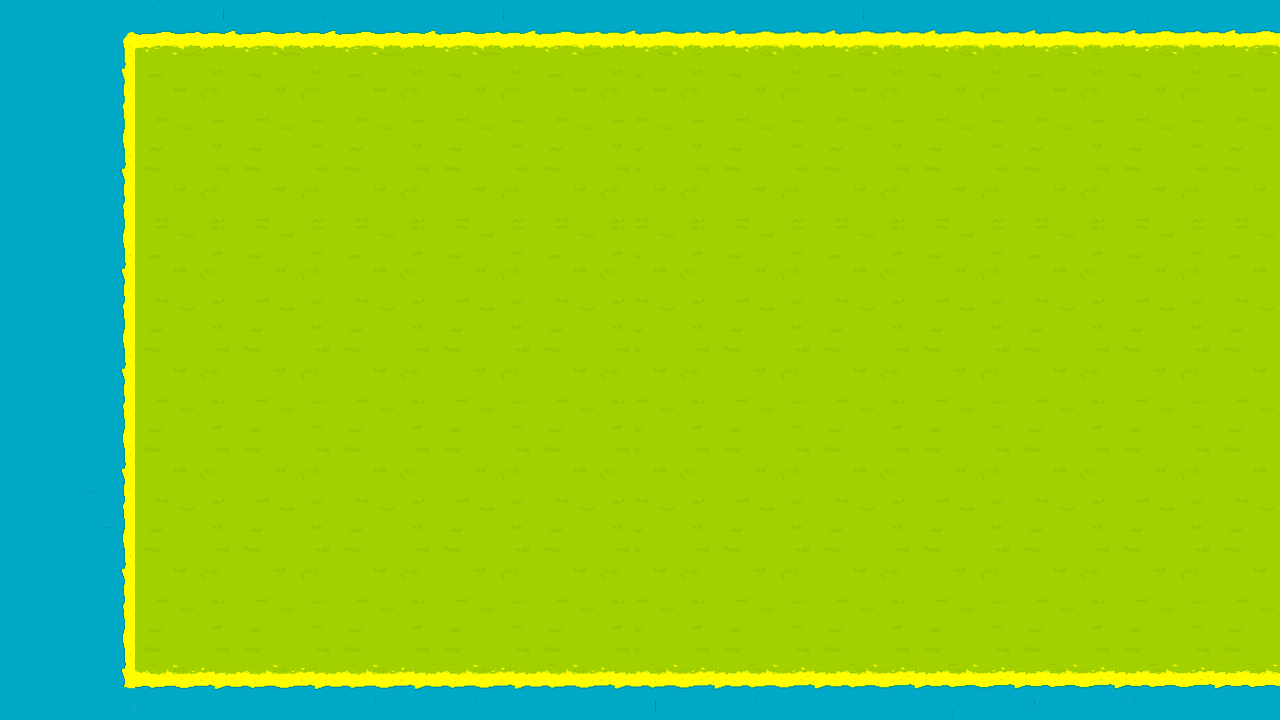
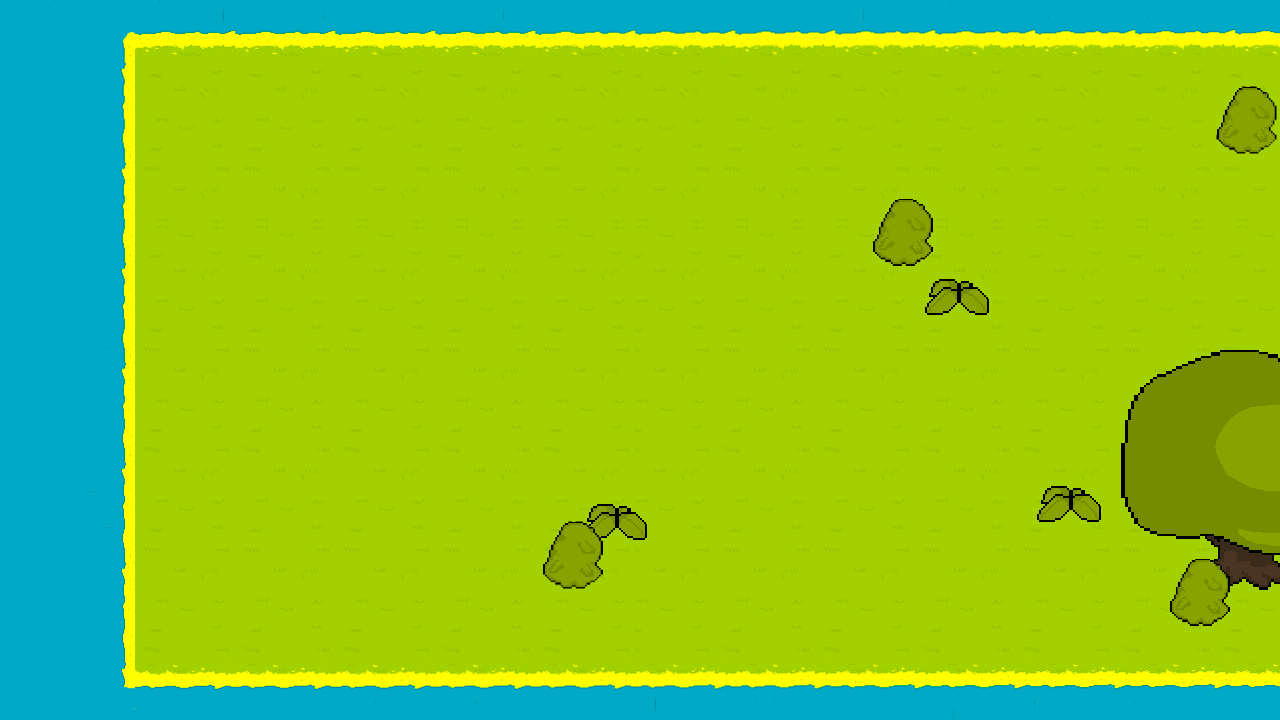
Layers edited between the first and the second 1280×720 image:
added layer "vegetacao" above "arvore" over [543, 86, 1277, 626]
added layer "arvore" above "vegRasteira" over [1121, 350, 1280, 590]
added layer "vegRasteira" above "Tile-D6.psd" over [583, 279, 1101, 540]
